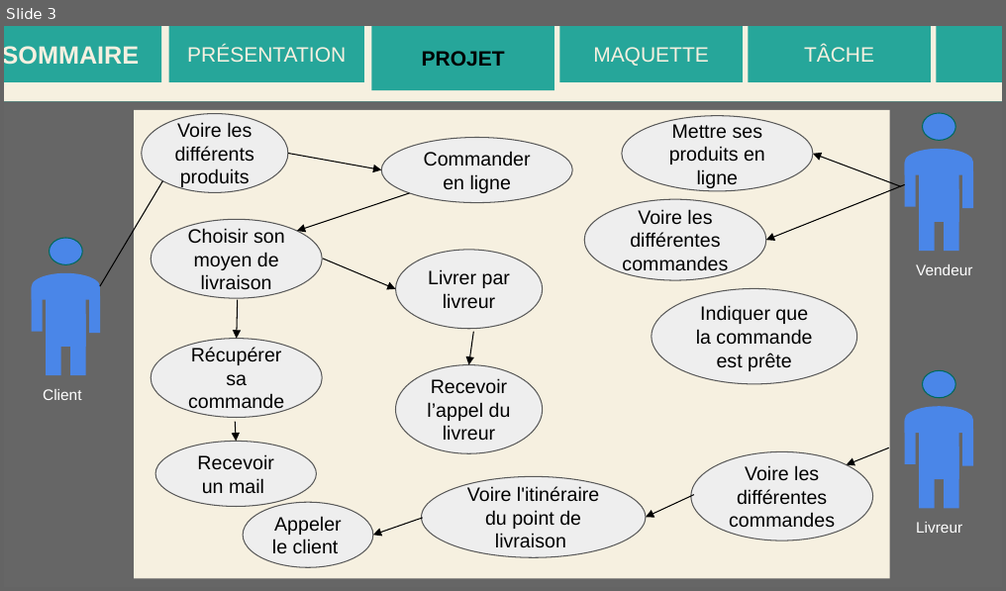
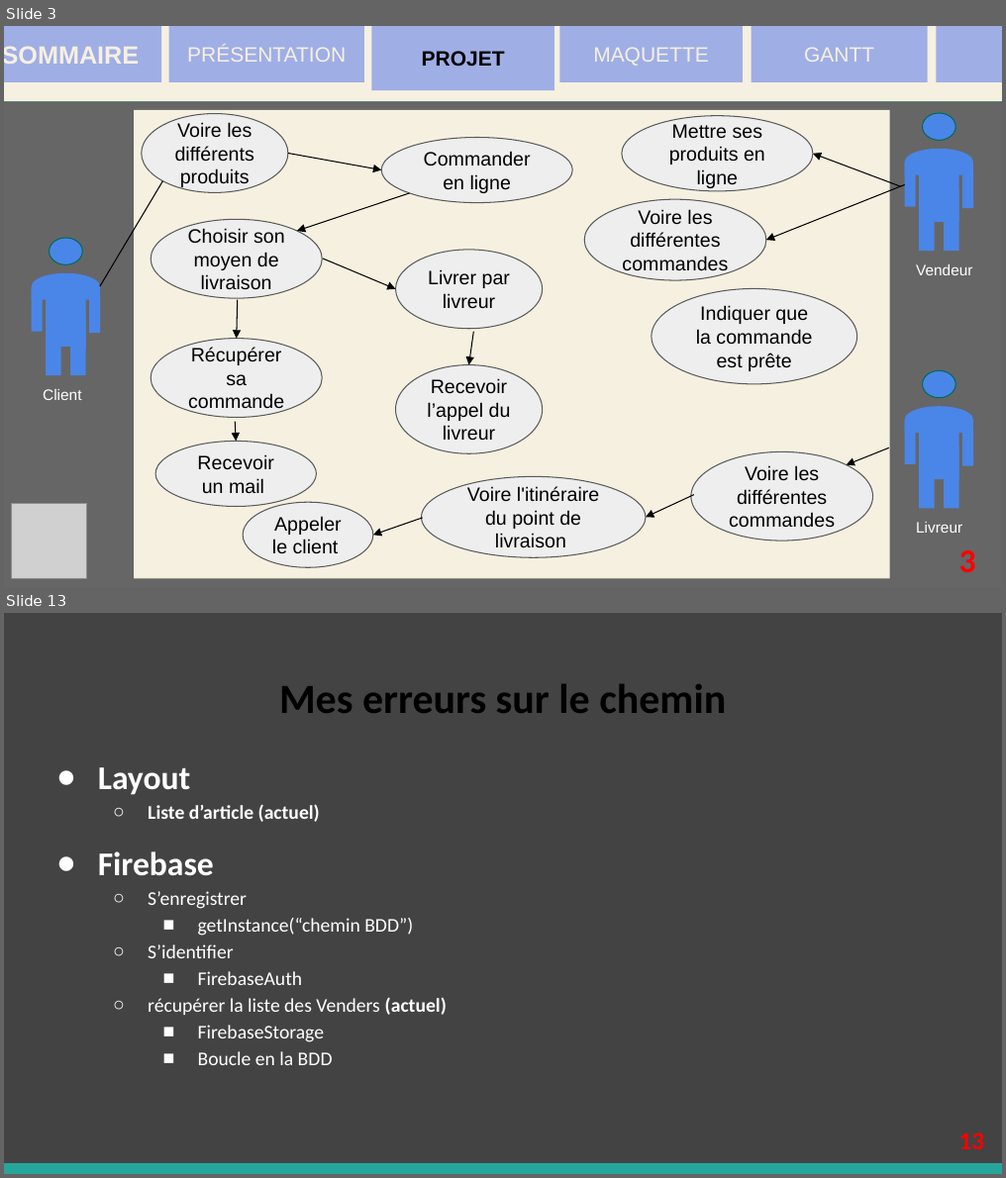
Before and after one commit to JDevs10/Shopping-Drive, a slide deck: docs/ShoppingDrive.pptx. Shown one above the other, each under a label of ours: slide 3 before the commit, slides 3 and 13 after it; the slides between them are not shown. The pictures are 1006x591 and 1006x1178 pixels, drawn with LibreOffice and Linux fonts; fonts in the diff are those of the drawing; grey boxes stand for pictures. Boxes give left, top, right and bottom in pixels: in the first picture for what was removed or moved away, otherwise in the second. Text is boxed around its words. In the diff, an @@ line names an element or a change of style, - is before the commit and + after.

```diff
--- a/docs/ShoppingDrive.pptx
+++ b/docs/ShoppingDrive.pptx
@@ slide 13 added at bbox=[4, 613, 1002, 1174], background #434343 @@
@@ title added at bbox=[279, 684, 726, 713], 30 pt, text #000000, bold @@
+Mes erreurs sur le chemin
@@ text added at bbox=[98, 767, 320, 822], 14 pt, text #FFFFFF, bold @@
+● Layout
+  ○ Liste d’article (actuel)
@@ text added at bbox=[98, 852, 447, 1065], 14 pt, text #FFFFFF @@
+● Firebase
+  ○ S’enregistrer
+    ■ getInstance(“chemin BDD”)
+  ○ S’identifier
+    ■ FirebaseAuth
+  ○ récupérer la liste des Venders (actuel)
+    ■ FirebaseStorage
+    ■ Boucle en la BDD
@@ text added at bbox=[959, 1133, 985, 1150], 18 pt, text #FF0000, bold @@
+13
@@ rectangle added at bbox=[4, 1163, 1002, 1174], fill #26A69A @@
@@ slide 3 changed as well @@
@@ fill #26A69A to #9FAEE5 in 6 elements at bbox=[4, 26, 161, 82], bbox=[168, 26, 364, 82], bbox=[372, 26, 554, 91], bbox=[559, 26, 743, 82], bbox=[936, 26, 1002, 82], bbox=[751, 26, 928, 82] @@
@@ rectangle "GANTT": place and size @@
-rectangle "GANTT" at bbox=[747, 26, 930, 82]
+rectangle "GANTT" at bbox=[751, 26, 928, 82]
@@ text in rectangle at bbox=[804, 47, 874, 62]: text changed @@
-TÂCHE
+GANTT
@@ picture added at bbox=[12, 504, 88, 579] @@
@@ text added at bbox=[959, 551, 976, 572], 24 pt, text #FF0000, bold @@
+3
```
Also in this commit, not shown: 6 other slides changed, 6 other slides added, 9 other files.
